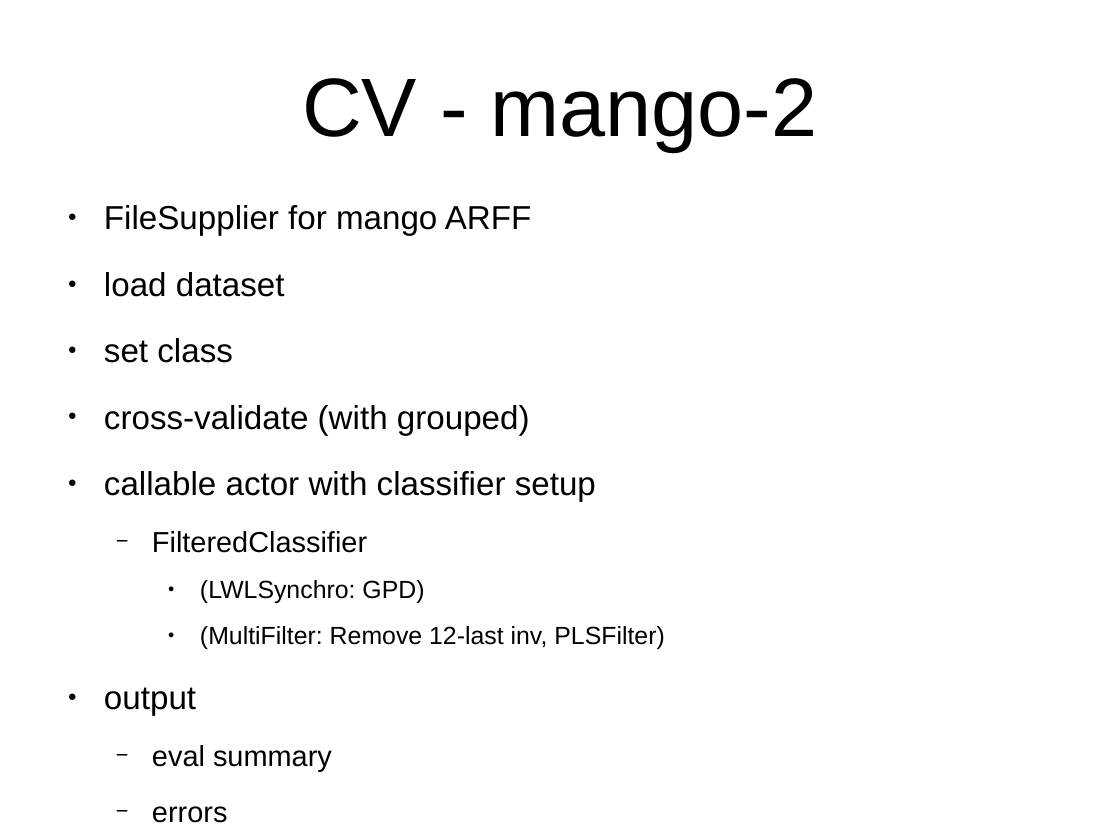
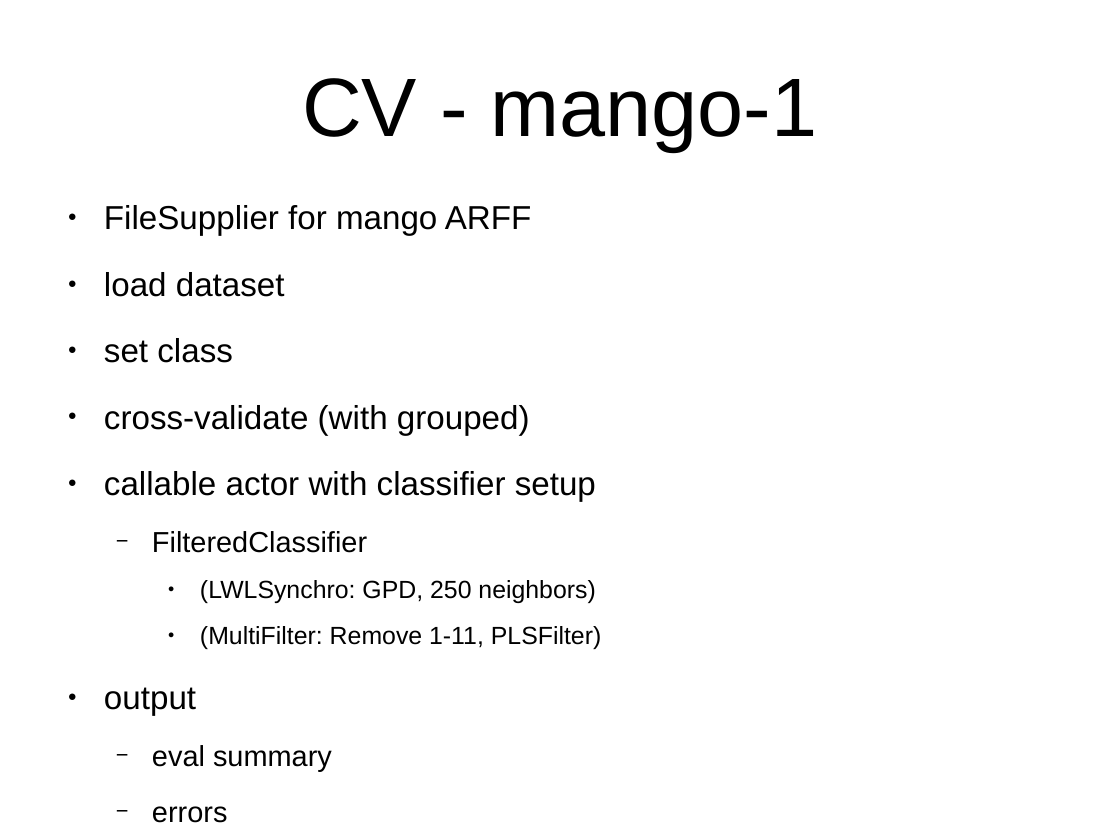
Before and after one commit to fracpete/weka-user-conference-2021, a slide deck: slide 9 of adams/adams_notes.odp (slide 10 before the commit). Drawn at 1120x840 pixels with LibreOffice and Linux fonts; fonts in the diff are those of the drawing. Boxes give left, top, right and bottom in pixels: in the first picture for what was removed or moved away, otherwise in the second. Text is boxed around its words. In the diff, an @@ line names an element or a change of style, - is before the commit and + after.

```diff
--- a/adams/adams_notes.odp
+++ b/adams/adams_notes.odp
@@ title at [302,78,818,151]: text changed @@
-CV - mango-2
+CV - mango-1
@@ text at [200,580,601,649]: text changed @@
-    ● (LWLSynchro: GPD)
-    ● (MultiFilter: Remove 12-last inv, PLSFilter)
+    ● (LWLSynchro: GPD, 250 neighbors)
+    ● (MultiFilter: Remove 1-11, PLSFilter)
```
Also in this commit, not shown: 3 other slides changed, 1 other file.
